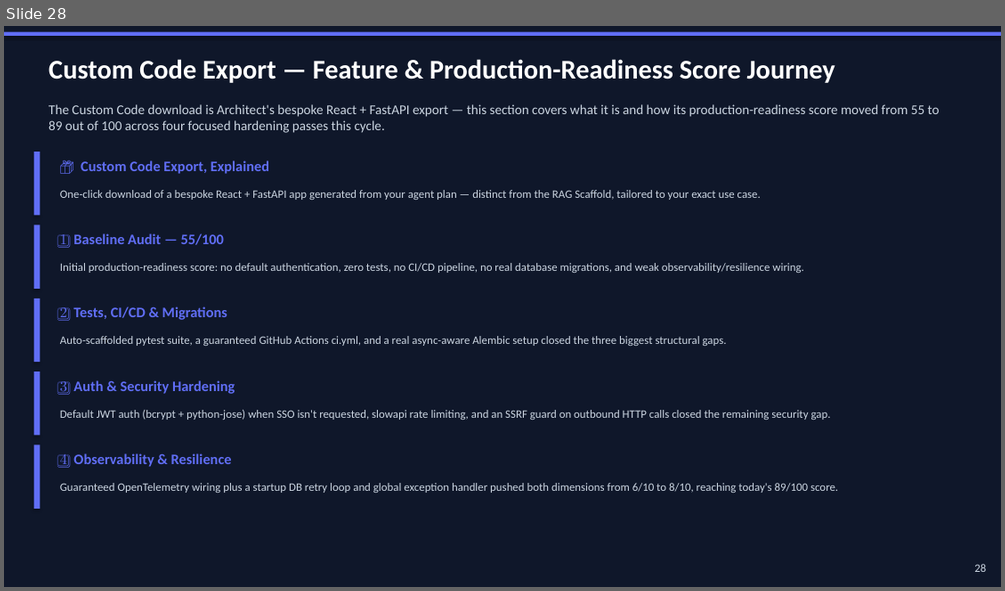
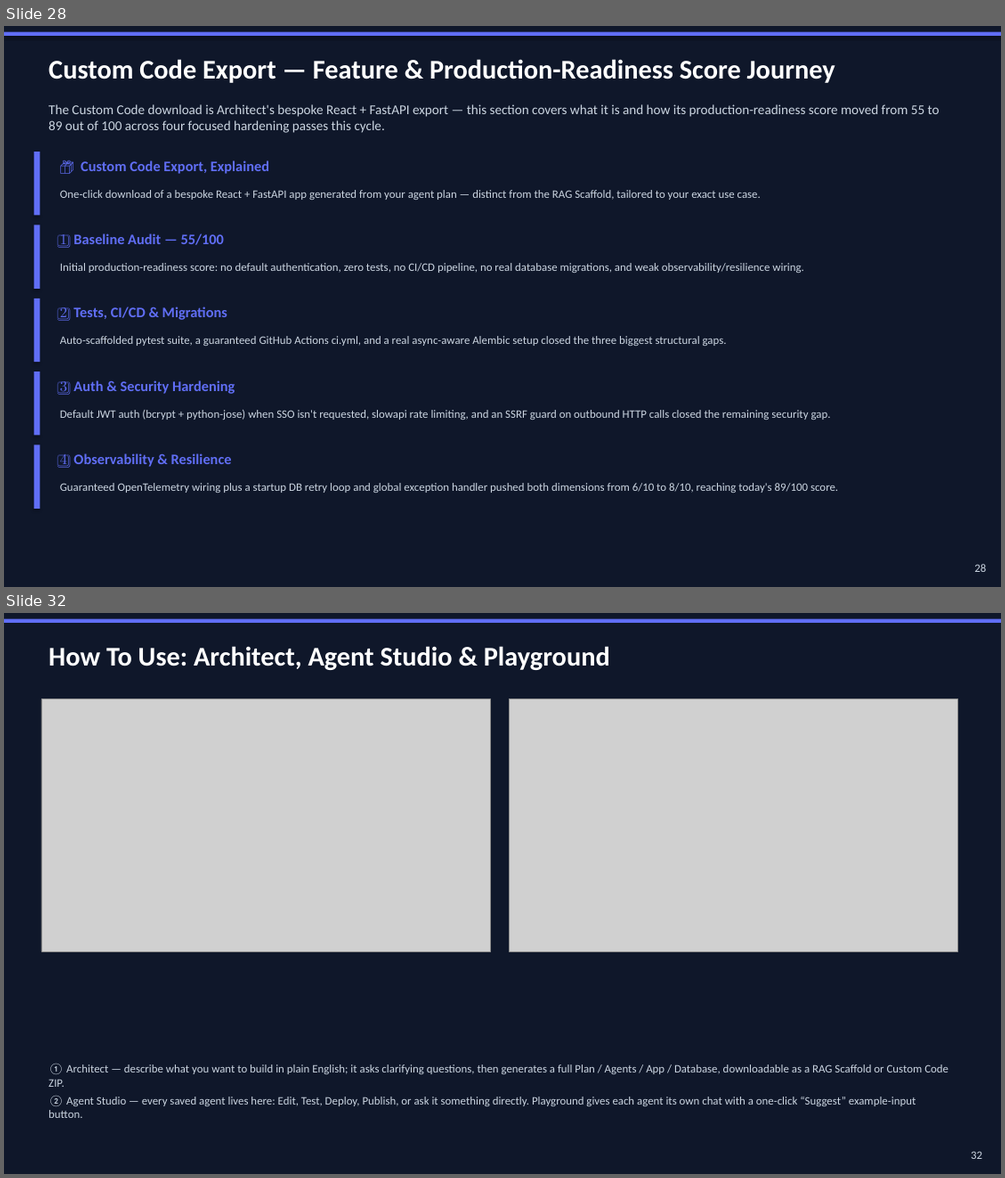
Before and after one commit to nsureshmanikandan/AgentForge, a slide deck: docs/AgentForge-PresentationV8.pptx. Shown one above the other, each under a label of ours: slide 28 before the commit, slides 28 and 32 after it; the slides between them are not shown. The pictures are 1005x591 and 1005x1178 pixels, drawn with LibreOffice and Linux fonts; fonts in the diff are those of the drawing; grey boxes stand for pictures. Boxes give left, top, right and bottom in pixels: in the first picture for what was removed or moved away, otherwise in the second. Text is boxed around its words. In the diff, an @@ line names an element or a change of style, - is before the commit and + after.

Commit message:
Add screenshot-based usage guide for the core build flow to presentation
Added 5 new slides with live screenshots (captured via Playwright against
the running app) and step-by-step "how to use" captions for the features
built/changed this session:

- Visual Builder: Templates panel + Auto-Build (NL -> workflow generation)
- Visual Builder: Agent Config (Local Model / Azure GPT-5.4-mini per-agent
  dropdown) + Export Code
- Visual Builder: Run dialog (AI-suggested input) + Deploy
- Architect (Prompt-to-Agent) + Agent Studio (agent list/management)
- Playground: Test Agent screen with the Suggest button and accurate
  per-agent model display

Deck is now 34 slides; verified page numbers are sequential end-to-end.

```diff
--- a/docs/AgentForge-PresentationV8.pptx
+++ b/docs/AgentForge-PresentationV8.pptx
@@ slide 32 added at box(4, 613, 1001, 1174), background #FFFFFF @@
@@ rectangle added at box(4, 613, 1001, 1174), fill #0F172A @@
@@ rectangle added at box(4, 619, 1001, 623), fill #606EF5 @@
@@ text added at box(48, 646, 610, 670), 26 pt, text #FFFFFF, bold @@
+How To Use: Architect, Agent Studio & Playground
@@ picture added at box(41, 699, 490, 952) @@
@@ picture added at box(509, 699, 957, 952) @@
@@ text added at box(48, 1063, 948, 1118), 11 pt, text #CBD5E1 @@
+① Architect — describe what you want to build in plain English; it asks clarifying questions, then generates a full Plan / Agents / App / Database, downloadable as a RAG Scaffold or Custom Code ZIP.
+② Agent Studio — every saved agent lives here: Edit, Test, Deploy, Publish, or ask it something directly. Playground gives each agent its own chat with a one-click “Suggest” example-input button.
@@ text added at box(971, 1151, 982, 1159), 11 pt, text #CBD5E1 @@
+32
```
Also in this commit, not shown: 4 slides changed, 4 other slides added.
